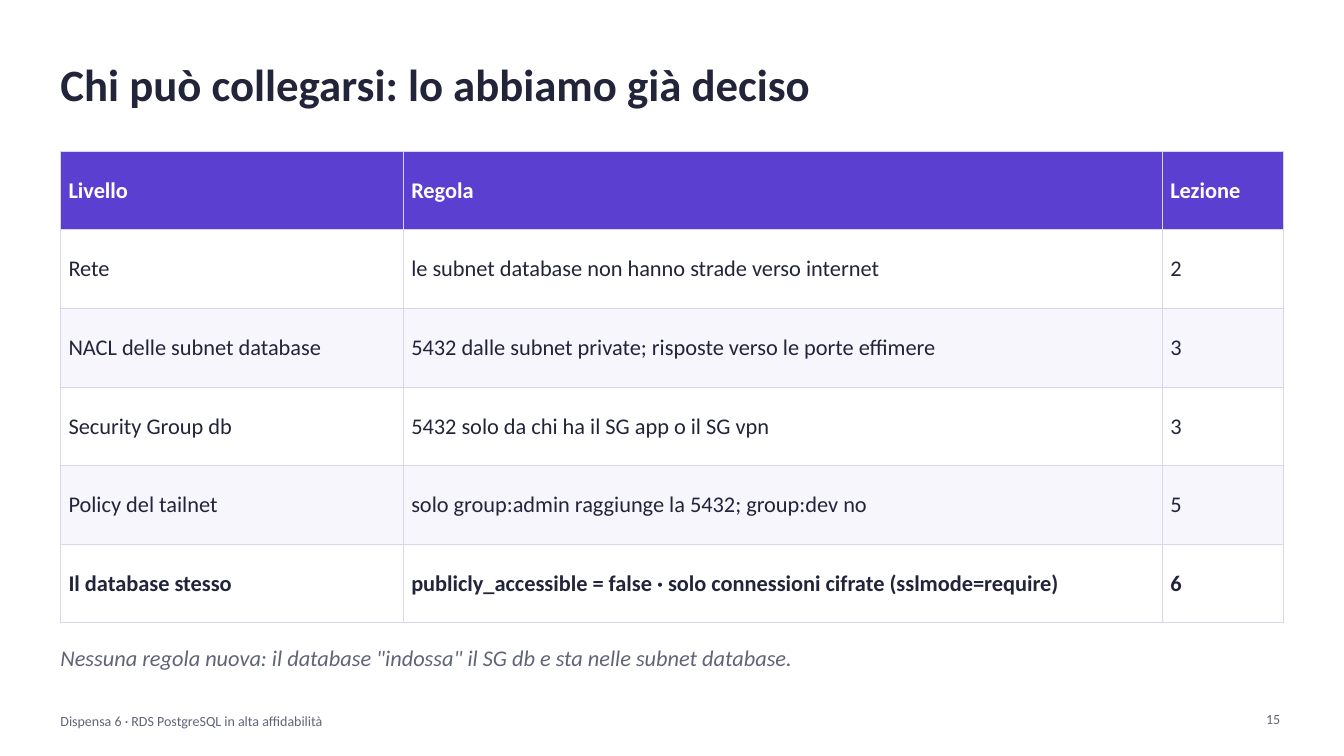
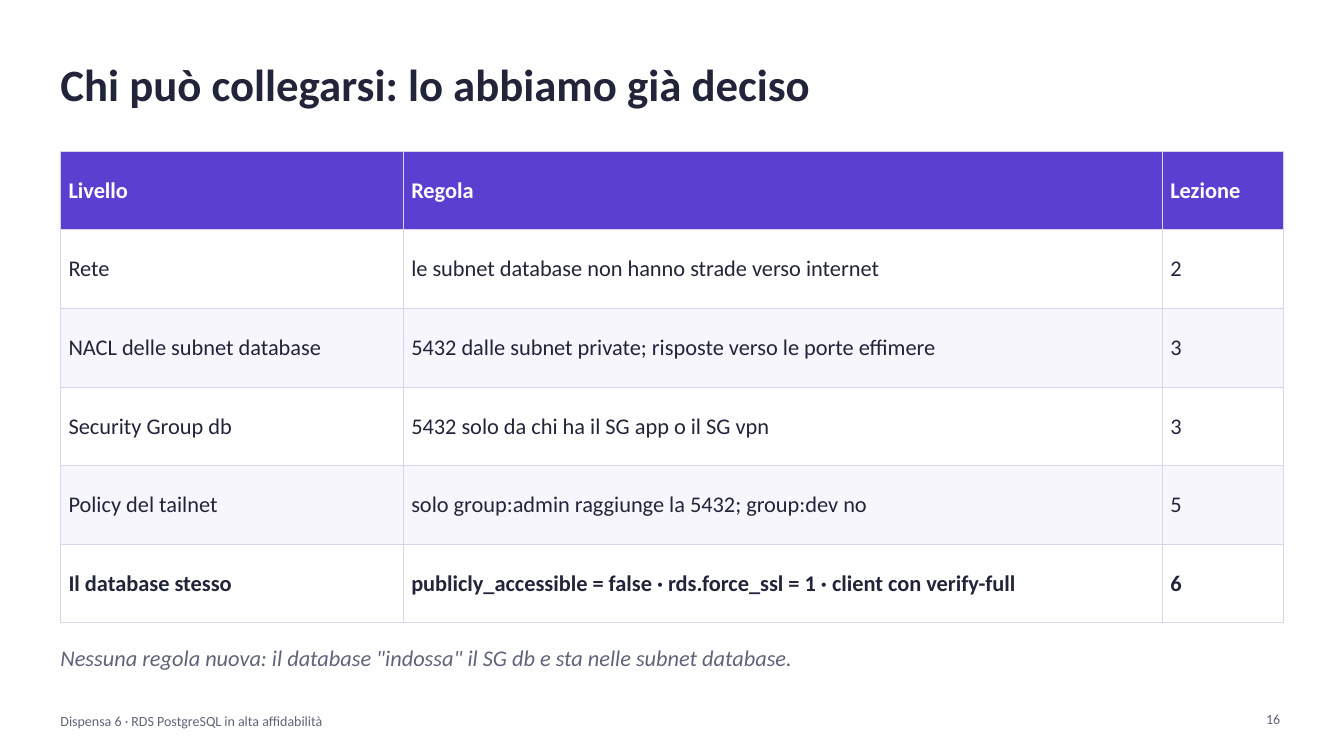
Before and after one commit to cereZ23/aws, a slide deck: slide 16 of slide/slide-6-rds.pptx (slide 15 before the commit). Drawn at 1344x756 pixels with LibreOffice and Linux fonts; fonts in the diff are those of the drawing. Boxes give left, top, right and bottom in pixels: in the first picture for what was removed or moved away, otherwise in the second. Text is boxed around its words. In the diff, an @@ line names an element or a change of style, - is before the commit and + after.

Commit message:
Lezione 6: connessioni al database solo cifrate (rds.force_ssl) e verificate (verify-full)

```diff
--- a/slide/slide-6-rds.pptx
+++ b/slide/slide-6-rds.pptx
@@ table at <box>60,151,1284,599</box> @@
-row 6, column 2: publicly_accessible = false · solo connessioni cifrate (sslmode=require)
+row 6, column 2: publicly_accessible = false · rds.force_ssl = 1 · client con verify-full
@@ page number at <box>1266,714,1280,724</box>: text changed @@
-15
+16
```
Also in this commit, not shown: 2 other slides changed, 2 slides added, 1 other file.
